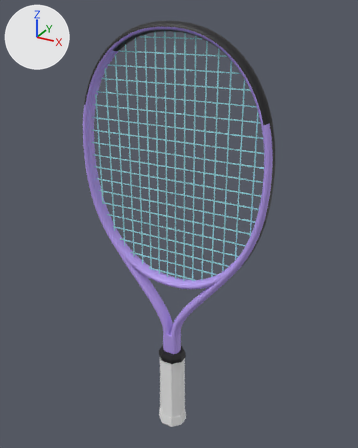
One commit to the glTF model assets/realistic/head-instinct-junior-23.glb: the scene before it, then after it.
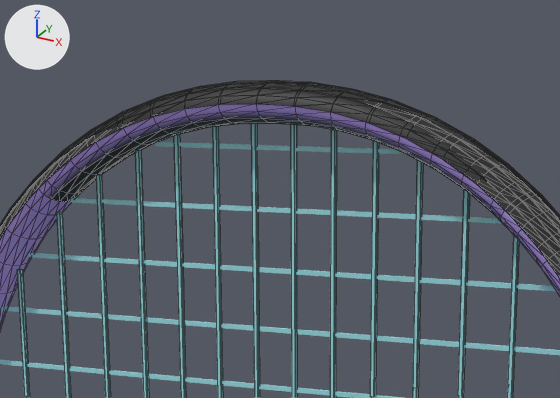
Each version is shown whole from a 50 mm lens placed at (0.298, -0.52, 0.599), pointed at (0.001, 0.019, 0.33), then close up on the part from 28% to 68% of the width and 0% to 23% of the height. Every picture has the same lights, and +X, +Y and +Z are marked at upper left. The last two pictures show the newer version. The close-ups show mesh edges as thin lines. Where no turn or scale is listed for an object, it has been applied to the vertices. Vertices at exactly the same position are counted once.

Objects in the first close-up: 'bumper', 'frame', 'strings_crosses', 'strings_mains'.
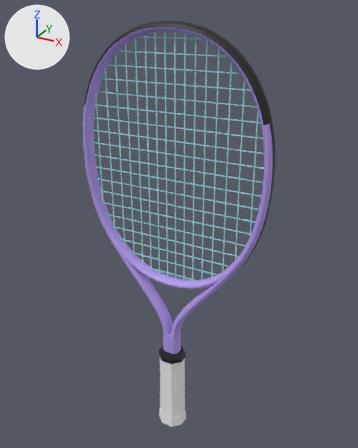
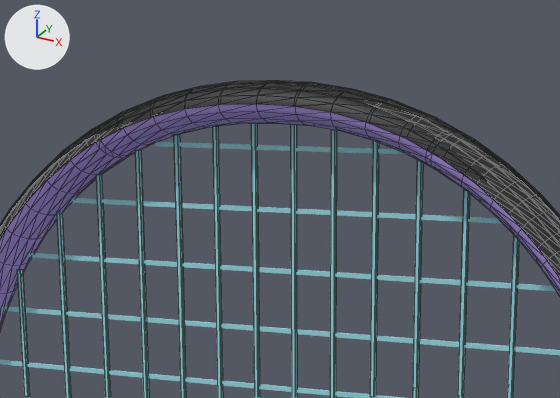
The edits, one by one:
me_frame has 1656 vertices, 3252 faces and spans x -0.133..0.133, y -0.01..0.01, z -0.229..0.229.
me_frame is used by ob_frame; location (0.0, 0.0, 0.3557).
me_frame part 1: all 16 vertices in x -0.057..-0.053, y -0.01..0.01, z 0.207..0.216 are moved by (0.002, 0.0, 0.001).
me_frame part 2: the 1 vertex in x -0.073, y 0.0, z 0.193 is moved by (0.003, 0.0, 0.002).
me_frame part 3: 15 of the vertices in x -0.08..-0.074, y -0.01..0.01, z 0.194..0.202 are moved by (0.003, 0.0, 0.003).
me_frame part 4: all 7 vertices in x -0.063..-0.062, y -0.009..0.009, z 0.202..0.205 are moved by (0.009, 0.0, 0.005).
me_frame part 5: all 7 vertices in x 0.062..0.063, y -0.009..0.009, z 0.202..0.205 are moved by (-0.009, 0.0, 0.005).
me_frame part 6: 15 of the vertices in x 0.074..0.08, y -0.01..0.01, z 0.194..0.202 are moved by (-0.003, 0.0, 0.003).
me_frame part 7: all 16 vertices in x 0.053..0.057, y -0.01..0.01, z 0.207..0.216 are moved by (-0.002, 0.0, 0.001).
me_frame part 8: 212 faces centred in x -0.074..0.074, y -0.009..0.009, z 0.194..0.226 are repainted in the vertex colours; the middle colour goes from black #16161c to purple #b79cf0.

Boxes [x1, y1, x2, y2] around the edits, measured in the close-ups (560 x 398 px; the box of a moved part takes in the faces that stretch with it):
'frame', reshaped, recoloured: [0, 104, 560, 331] in both
part 1 of me_frame, moved or reshaped: before [96, 128, 154, 158]; after [101, 128, 154, 156]
part 2 of me_frame, moved or reshaped: before [55, 193, 75, 215]; after [56, 174, 96, 215]
part 3 of me_frame, moved or reshaped: before [25, 181, 81, 215]; after [25, 160, 103, 215]
part 4 of me_frame, moved or reshaped: before [52, 142, 127, 194]; after [75, 140, 132, 175]
part 5 of me_frame, moved or reshaped: before [431, 160, 494, 210]; after [426, 153, 464, 189]
part 6 of me_frame, moved or reshaped: before [490, 201, 521, 238]; after [462, 175, 521, 238]
part 7 of me_frame, moved or reshaped: before [399, 136, 433, 168]; after [399, 136, 429, 166]
part 8 of me_frame, recoloured: before [44, 111, 501, 220]; after [52, 111, 491, 210]
